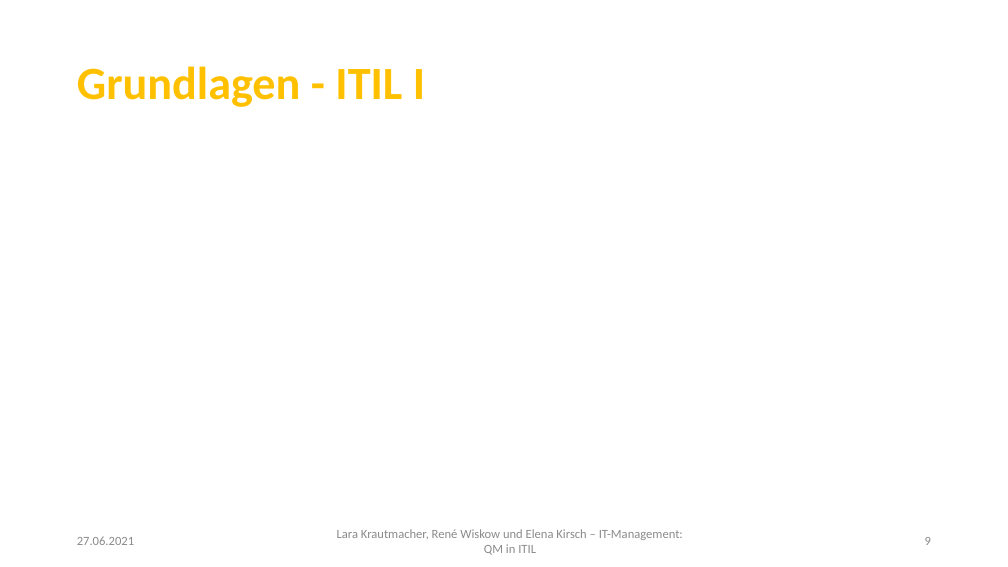
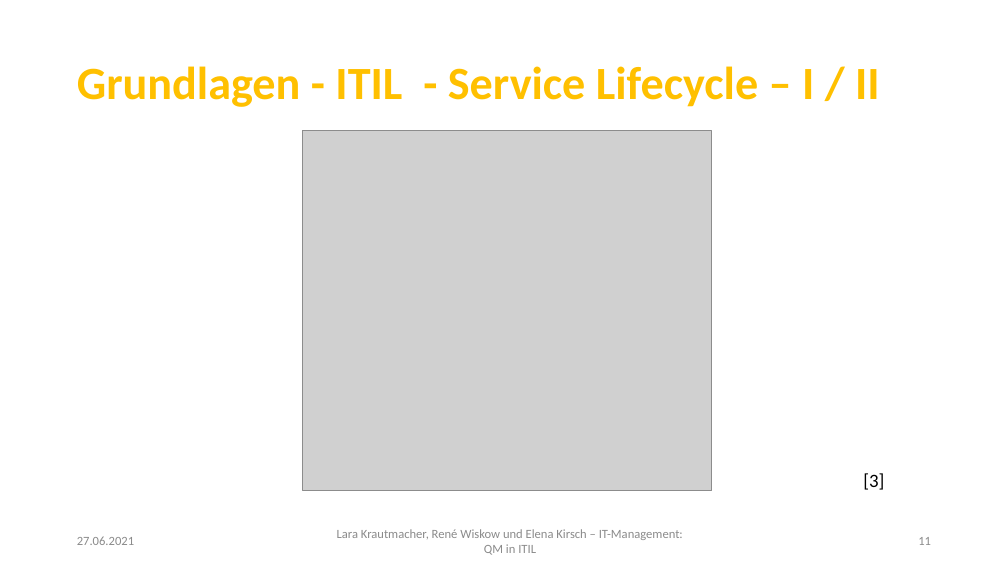
Before and after one commit to LaraKrauti/Qualitaetssicherung, a slide deck: slide 11 of LaraKrautmacher_RenéWiskow_ElenaKirsch_ITManagement.pptx (slide 9 before the commit). Drawn at 1008x567 pixels with LibreOffice and Linux fonts; fonts in the diff are those of the drawing; grey boxes stand for pictures; background and template pictures are left out. Boxes give left, top, right and bottom in pixels: in the first picture for what was removed or moved away, otherwise in the second. Text is boxed around its words. In the diff, an @@ line names an element or a change of style, - is before the commit and + after.

```diff
--- a/LaraKrautmacher_RenéWiskow_ElenaKirsch_ITManagement.pptx
+++ b/LaraKrautmacher_RenéWiskow_ElenaKirsch_ITManagement.pptx
@@ title at box(77, 66, 880, 107): text changed @@
-Grundlagen - ITIL I
+Grundlagen - ITIL - Service Lifecycle – I / II
@@ picture added at box(302, 131, 712, 491) @@
@@ text added at box(863, 473, 884, 490), 18 pt, text #000000 @@
+[3]
@@ page number at box(918, 537, 931, 545): text changed @@
-9
+11
```
Also in this commit, not shown: 5 other slides changed, 6 slides added.
